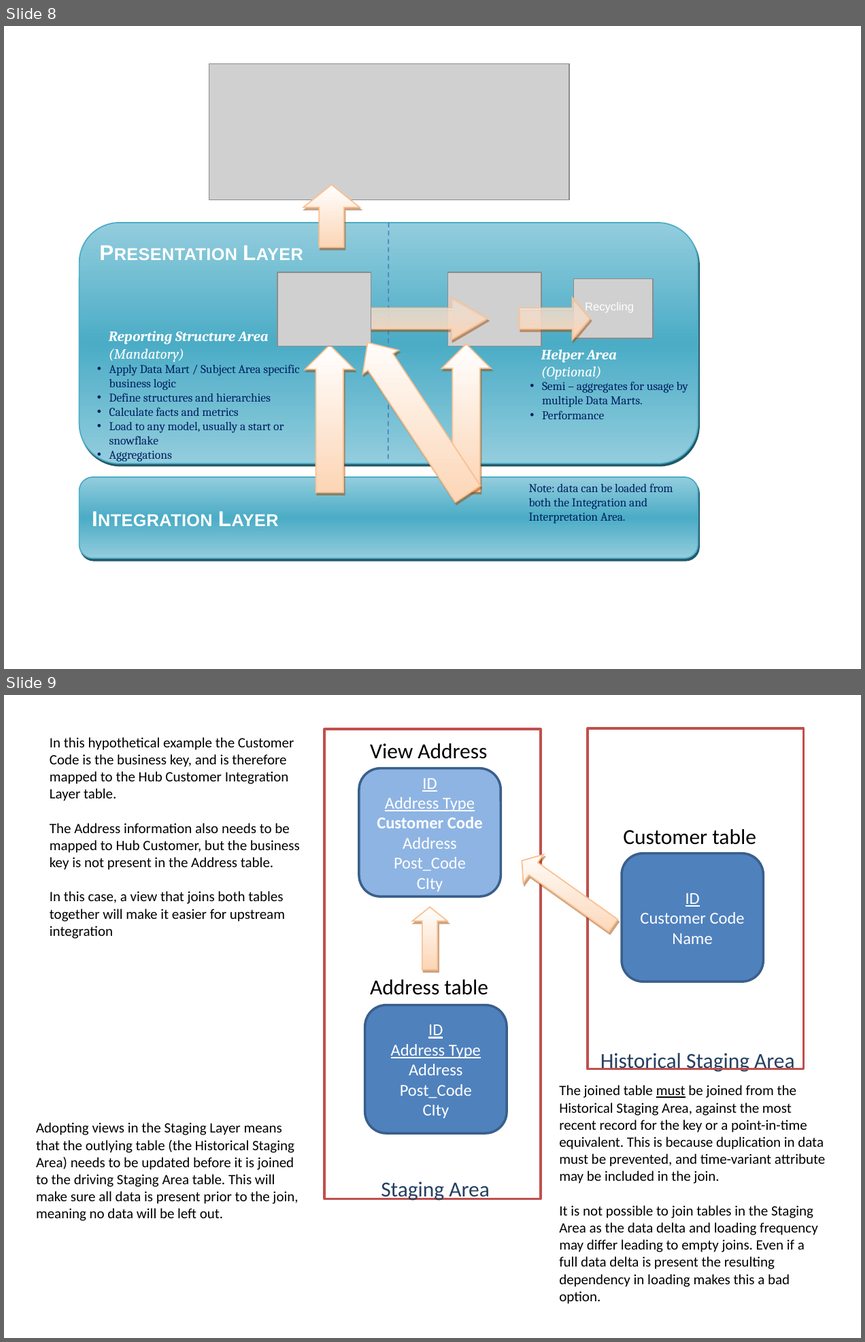
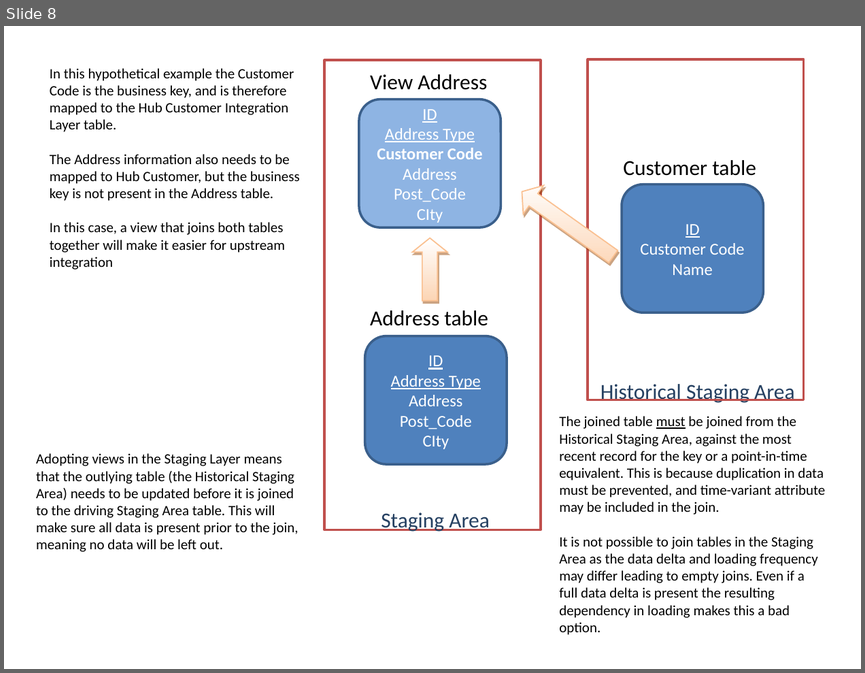
Before and after one commit to data-solution-automation-engine/data-solution-framework, a slide deck: 9000_Images/Images.pptx. Shown one above the other, each under a label of ours: slides 8 and 9 before the commit, slide 8 after it. The pictures are 865x1342 and 865x673 pixels, drawn with LibreOffice and Linux fonts; fonts in the diff are those of the drawing; grey boxes stand for pictures. Boxes give left, top, right and bottom in pixels: in the first picture for what was removed or moved away, otherwise in the second. Text is boxed around its words. In the diff, an @@ line names an element or a change of style, - is before the commit and + after.

```diff
--- a/9000_Images/Images.pptx
+++ b/9000_Images/Images.pptx
@@ slide 8 removed at bbox=[4, 26, 861, 669], background #FFFFFF @@
@@ group removed at bbox=[79, 63, 698, 558]: 6 texts, 6 up arrows, 4 pictures, 2 rounded rectangles, 1 line @@
-Presentation Layer
-• Semi – aggregates for usage by multiple Data Marts.
-• Performance
-• Apply Data Mart / Subject Area specific business logic
-• Define structures and hierarchies
-• Calculate facts and metrics
-• Load to any model, usually a start or snowflake
-• Aggregations
-Integration Layer
-Reporting Structure Area
-(Mandatory)
-Helper Area
-(Optional)
-Recycling
-Note: data can be loaded from both the Integration and Interpretation Area.
@@ what was slide 9 is now slide 8 @@
```
Also in this commit, not shown: 3 slides changed, 1 slide added.
